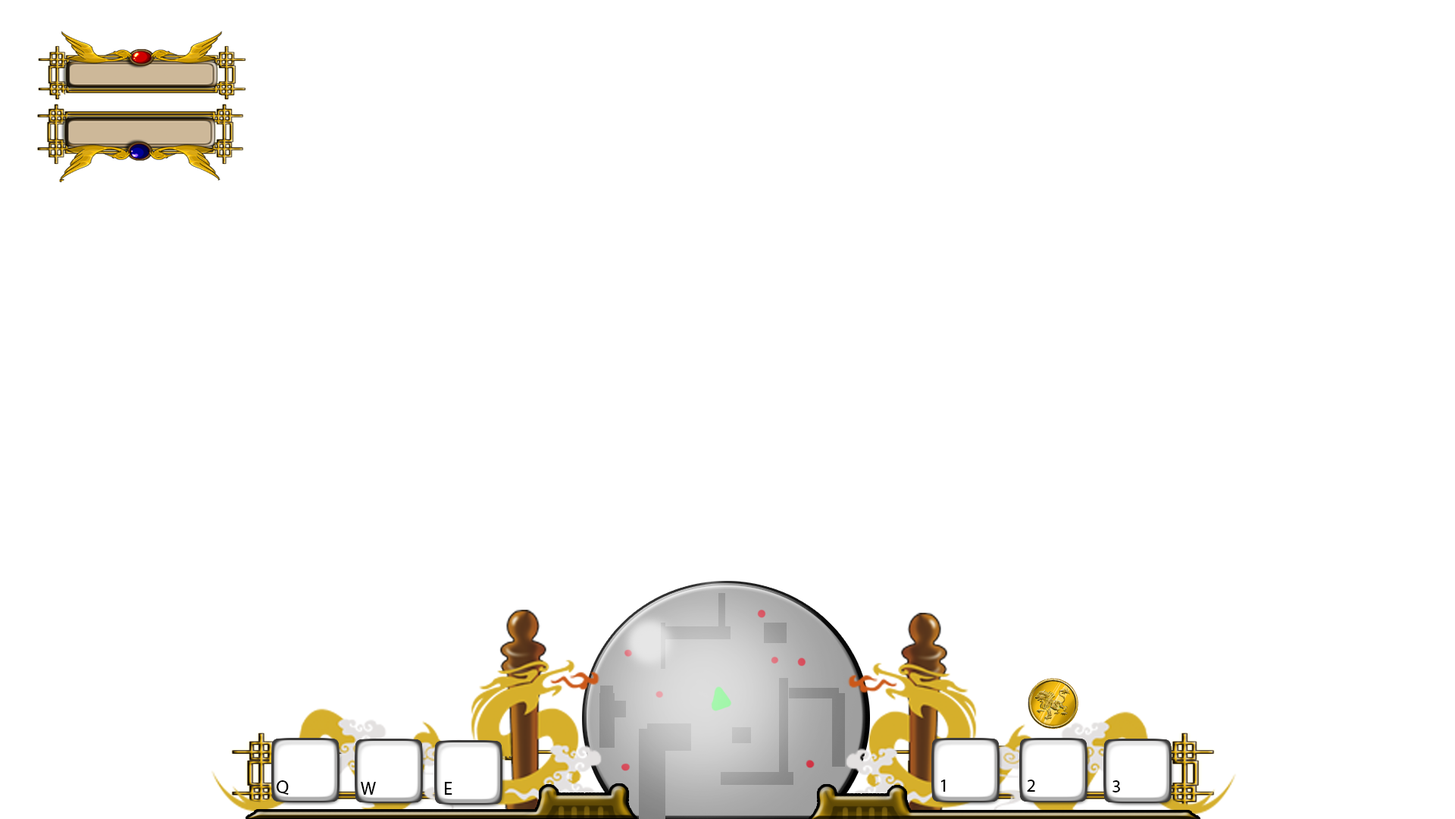
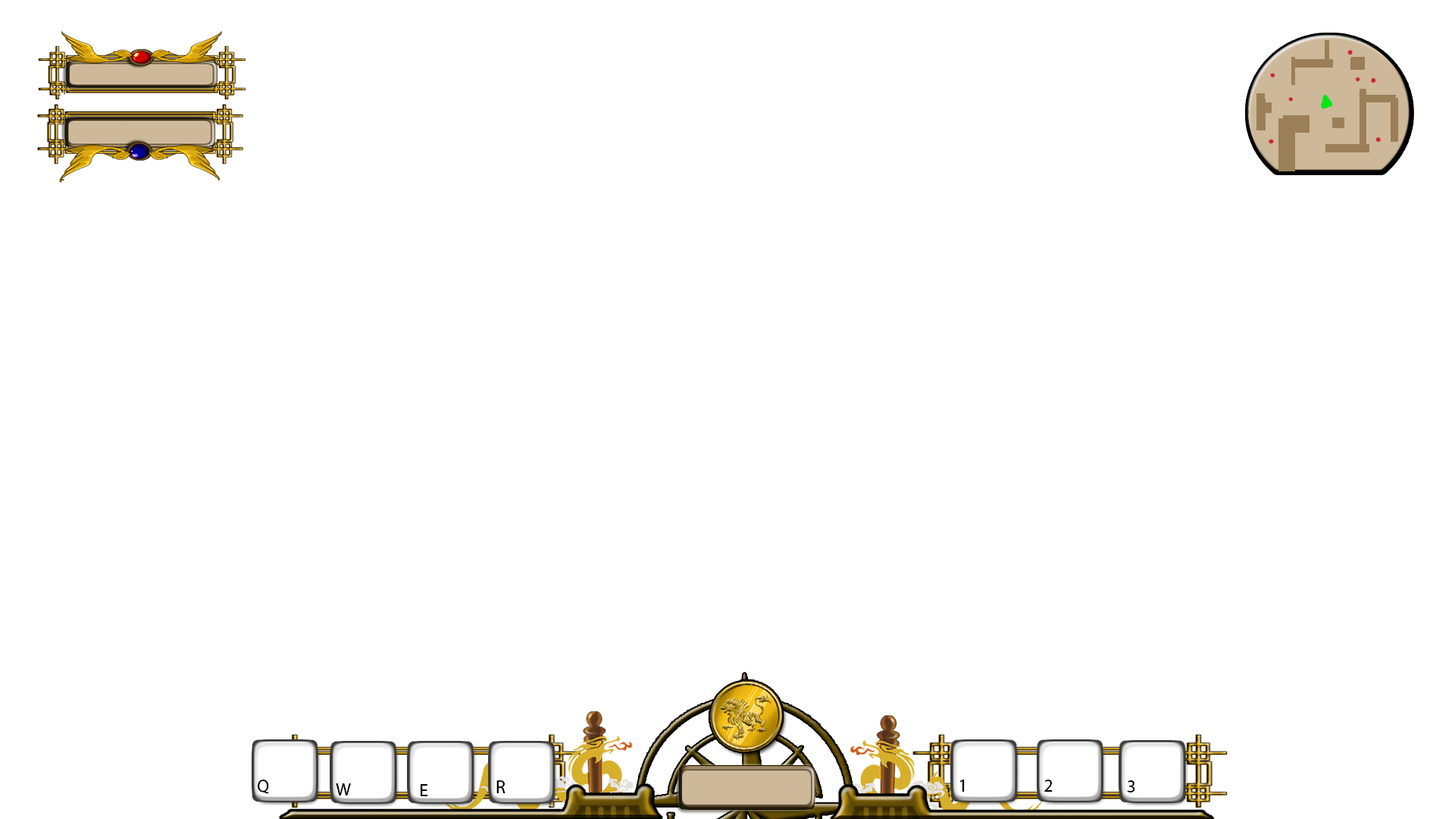
Revision of a layered 1455 × 819 image; what changed, layer by layer:
painted on "3" over box(1112, 779, 1136, 793)
painted on "2" over box(1027, 779, 1053, 792)
painted on "1" over box(940, 779, 965, 792)
painted on "E" over box(420, 781, 453, 796)
painted on "W" over box(335, 781, 376, 796)
painted on "Q" over box(257, 779, 289, 795)
painted on "b1" over box(1103, 738, 1189, 807)
painted on "b2" over box(1019, 737, 1107, 806)
painted on "b3" over box(931, 737, 1021, 806)
painted on "b4" over box(251, 737, 343, 806)
painted on "b5" over box(329, 738, 426, 808)
renamed "Layer 9" to "Layer 14", moved it above "b6", painted on it over box(210, 609, 604, 816)
removed layer "Layer 8" over box(844, 612, 1238, 819)
painted on "b6" over box(407, 739, 506, 809)
added layer "Layer 13" above "CoinsBar" over box(674, 762, 818, 815)
painted on "CoinsBar" over box(709, 677, 1080, 752)
moved "Layer 4" above "Layer 12", painted on it over box(247, 782, 1216, 819)
renamed "Layer 3" to "Layer 12", painted on it over box(438, 710, 1200, 819)
added layer "Layer 11" above "Layer 6" over box(613, 673, 879, 819)
moved "Layer 6" above "Layer 2", painted on it over box(228, 730, 1231, 810)
removed layer "Layer 5" over box(889, 730, 1218, 810)
moved "Layer 2" above "hp bar", painted on it over box(515, 580, 890, 819)
renamed "Layer 7" to "map2", painted on it over box(599, 40, 1399, 819)
renamed "Layer 1" to "map3", painted on it over box(584, 34, 1413, 819)
…and 1 more changes (1 added)
